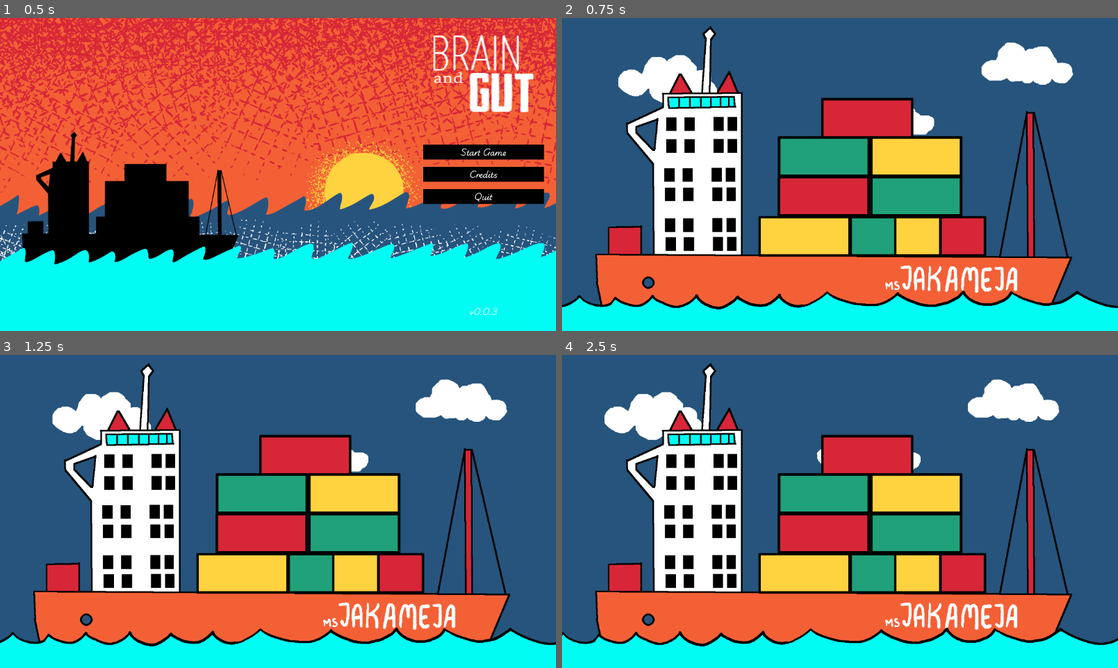
Above: before the commit, frames 1-4 (two rows, left to right).
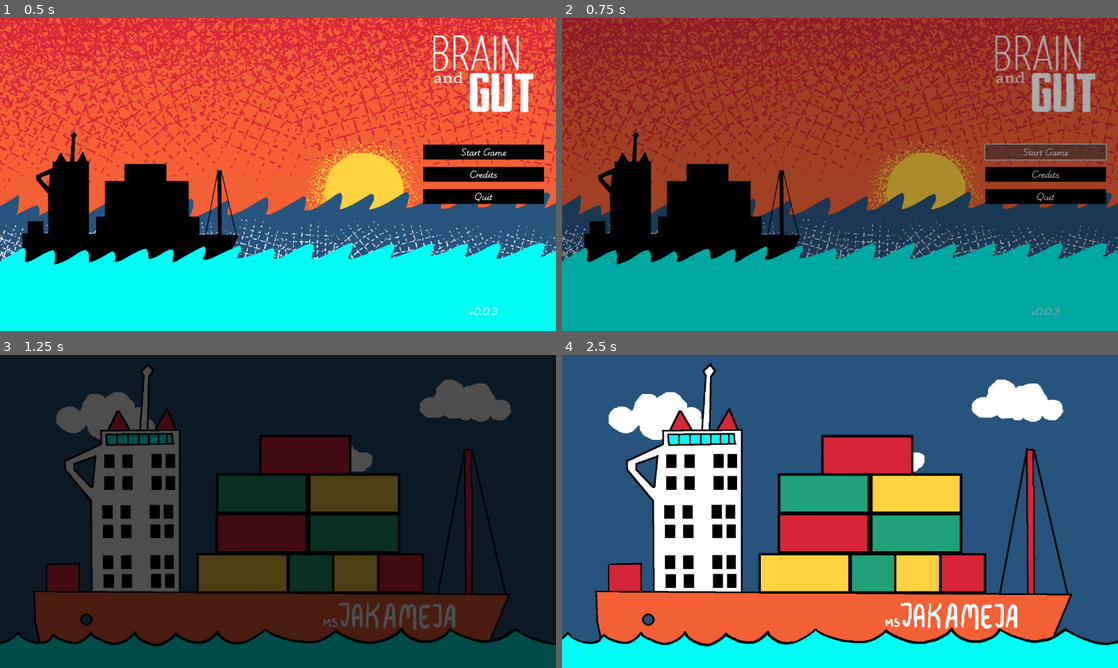
Above: after the commit, the same moments.

Repository: jame581/BrainAndGut
Game: Godot game, scene res://maps/main_menu.tscn
The game is run twice, just before and just after one commit, with the same random seed, the same clock (stepped at 60 frames per second) and the same inputs. Sound files missing from this copy of the repository are replaced by a short silence.
Inputs (mouse positions are in pixels of both pictures, inside the frame that each line leads up to):
- Up to frame 1 (0.5 s): no input
- Up to frame 2 (0.75 s): click "Start Game" at 0.5 s
- Up to frame 3 (1.25 s): no input
- Up to frame 4 (2.5 s): move the mouse to (962, 495) at 1.27 s; hold Tab (next_level) 1.28-2.03 s; click (962, 495) at 1.42 s; move the mouse to (728, 527) at 2.02 s; click (728, 527) at 2.1 s; tap Tab (next_level) at 2.3 s

Frame 1 is identical in both runs. In frame 2, 98% of the frame differs, in the area x 0-100%, y 0-100%; in frame 3, 94%; in frame 4, 2.2%.

Commit message:
Fade in and out implementation for map and subscene changed

Diff:
--- a/project/scenes/global.tscn
+++ b/project/scenes/global.tscn
@@ -1,6 +1,117 @@
-[gd_scene load_steps=2 format=3 uid="uid://bjymisubaocer"]
+[gd_scene load_steps=7 format=3 uid="uid://bjymisubaocer"]
 
 [ext_resource type="Script" path="res://scripts/autoloads/global.gd" id="1_vwjb6"]
 
+[sub_resource type="Animation" id="Animation_xhgno"]
+resource_name = "fade_in"
+length = 0.5
+tracks/0/type = "value"
+tracks/0/imported = false
+tracks/0/enabled = true
+tracks/0/path = NodePath("CanvasLayer/FadePanel:visible")
+tracks/0/interp = 1
+tracks/0/loop_wrap = true
+tracks/0/keys = {
+"times": PackedFloat32Array(0),
+"transitions": PackedFloat32Array(1),
+"update": 1,
+"values": [true]
+}
+tracks/1/type = "value"
+tracks/1/imported = false
+tracks/1/enabled = true
+tracks/1/path = NodePath("CanvasLayer/FadePanel:modulate")
+tracks/1/interp = 1
+tracks/1/loop_wrap = true
+tracks/1/keys = {
+"times": PackedFloat32Array(0, 0.5),
+"transitions": PackedFloat32Array(1, 1),
+"update": 0,
+"values": [Color(0, 0, 0, 0), Color(0, 0, 0, 1)]
+}
+
+[sub_resource type="Animation" id="Animation_oc5ly"]
+resource_name = "fade_out"
+length = 0.5
+tracks/0/type = "value"
+tracks/0/imported = false
+tracks/0/enabled = true
+tracks/0/path = NodePath("CanvasLayer/FadePanel:visible")
+tracks/0/interp = 1
+tracks/0/loop_wrap = true
+tracks/0/keys = {
+"times": PackedFloat32Array(0, 0.5),
+"transitions": PackedFloat32Array(1, 1),
+"update": 1,
+"values": [true, false]
+}
+tracks/1/type = "value"
+tracks/1/imported = false
+tracks/1/enabled = true
+tracks/1/path = NodePath("CanvasLayer/FadePanel:modulate")
+tracks/1/interp = 1
+tracks/1/loop_wrap = true
+tracks/1/keys = {
+"times": PackedFloat32Array(0, 0.5),
+"transitions": PackedFloat32Array(1, 1),
+"update": 0,
+"values": [Color(0, 0, 0, 1), Color(0, 0, 0, 0)]
+}
+
+[sub_resource type="Animation" id="Animation_66yrh"]
+length = 0.001
+tracks/0/type = "value"
+tracks/0/imported = false
+tracks/0/enabled = true
+tracks/0/path = NodePath("CanvasLayer/FadePanel:visible")
+tracks/0/interp = 1
+tracks/0/loop_wrap = true
+tracks/0/keys = {
+"times": PackedFloat32Array(0),
+"transitions": PackedFloat32Array(1),
+"update": 1,
+"values": [false]
+}
+tracks/1/type = "value"
+tracks/1/imported = false
+tracks/1/enabled = true
+tracks/1/path = NodePath("CanvasLayer/FadePanel:modulate")
+tracks/1/interp = 1
+tracks/1/loop_wrap = true
+tracks/1/keys = {
+"times": PackedFloat32Array(0),
+"transitions": PackedFloat32Array(1),
+"update": 0,
+"values": [Color(1, 1, 1, 1)]
+}
+
+[sub_resource type="AnimationLibrary" id="AnimationLibrary_3c356"]
+_data = {
+"RESET": SubResource("Animation_66yrh"),
+"fade_in": SubResource("Animation_xhgno"),
+"fade_out": SubResource("Animation_oc5ly")
+}
+
+[sub_resource type="StyleBoxFlat" id="StyleBoxFlat_maoke"]
+
 [node name="Global" type="Node"]
 script = ExtResource("1_vwjb6")
+
+[node name="AnimationPlayer" type="AnimationPlayer" parent="."]
+libraries = {
+"": SubResource("AnimationLibrary_3c356")
+}
+
+[node name="CanvasLayer" type="CanvasLayer" parent="."]
+
+[node name="FadePanel" type="Panel" parent="CanvasLayer"]
+visible = false
+top_level = true
+anchors_preset = 15
+anchor_right = 1.0
+anchor_bottom = 1.0
+grow_horizontal = 2
+grow_vertical = 2
+theme_override_styles/panel = SubResource("StyleBoxFlat_maoke")
+
+[connection signal="animation_finished" from="AnimationPlayer" to="." method="_on_animation_player_animation_finished"]
--- a/project/scripts/autoloads/global.gd
+++ b/project/scripts/autoloads/global.gd
@@ -1,6 +1,9 @@
 extends Node
 
 signal map_changed(new_map_path: String)
+
+@onready var fade_panel: Panel = $CanvasLayer/FadePanel
+@onready var animation_player: AnimationPlayer = $AnimationPlayer
 
 var current_scene = null
 var current_path: String = ""
@@ -24,13 +27,18 @@
 	var root = get_tree().root
 	current_scene = root.get_child(-1)
 	current_path = current_scene.scene_file_path
+	map_changed.connect(handle_map_changed)
 	set_default_cursor()
+	fade_panel.hide()
+
 
 func set_default_cursor() -> void:
 	Input.set_custom_mouse_cursor(cursor_default)
 
+
 func get_game_version() -> String:
 	return "v" + ProjectSettings.get_setting("application/config/version")
+
 
 func goto_scene(path):
 	# This function will usually be called from a signal callback,
@@ -42,6 +50,7 @@
 	# The solution is to defer the load to a later time, when
 	# we can be sure that no code from the current scene is running:
 
+	await play_fade_in()
 	_deferred_goto_scene.call_deferred(path)
 
 
@@ -62,5 +71,32 @@
 	get_tree().current_scene = current_scene
 	map_changed.emit(current_scene.scene_file_path)
 
+
+func play_fade_in() -> void:
+	animation_player.play("fade_in")
+	await animation_player.animation_finished
+
+func play_fade_out() -> void:
+	animation_player.play("fade_out")
+	await animation_player.animation_finished
+
+
 func player_clicked_on_interacted(payload) -> void:
 	player_payload = payload
+
+
+func _on_animation_player_animation_finished(_anim_name:StringName) -> void:
+	pass
+	#if anim_name == "fade_in":
+		#_deferred_goto_scene.call_deferred(load_path)
+
+		# if load_path != "":
+		# 	_deferred_goto_scene.call_deferred(load_path)
+		# 	load_path = ""
+		# else:
+		# 	animation_player.play("fade_out")
+
+
+
+func handle_map_changed(_new_map_path: String) -> void:
+	animation_player.play("fade_out")
--- a/project/scripts/main_level.gd
+++ b/project/scripts/main_level.gd
@@ -50,9 +50,11 @@
 
 # Switch to a different sublevel
 func switch_sublevel(sublevel_type: SUBLEVELS):
+	await Global.play_fade_in()
 	print("Switching to sublevel: ", sublevel_type)
 	var next_sublevel = sublevels[sublevel_type]
 	activate_sublevel(next_sublevel)
+	await Global.play_fade_out()
 
 # Reactivate all players
 func reactivate_players():
